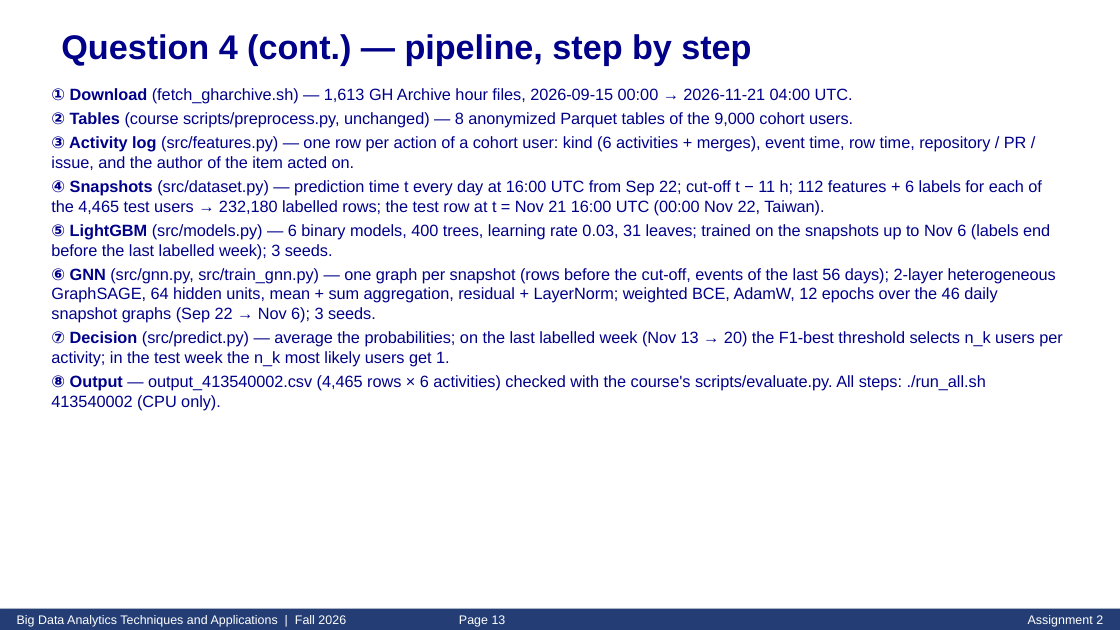
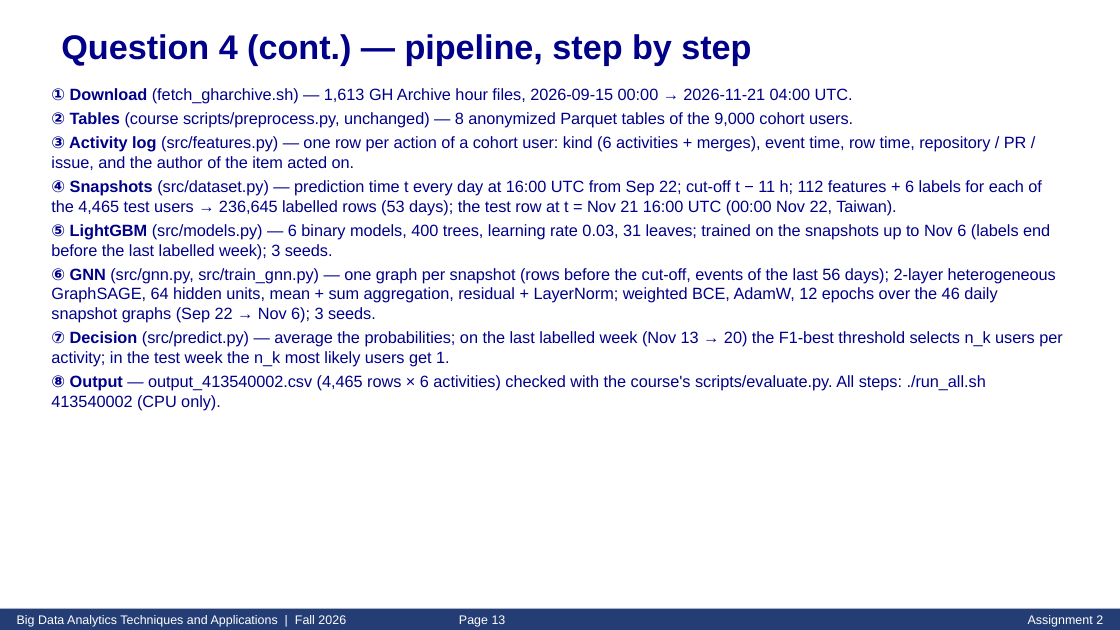
Before and after one commit to azamkhan555622848/LightGBM-and-the-graph-neural-network, a slide deck: slide 13 of slides/Asg2_413540002.pptx. Drawn at 1120x630 pixels with LibreOffice and Linux fonts; fonts in the diff are those of the drawing. Boxes give left, top, right and bottom in pixels: in the first picture for what was removed or moved away, otherwise in the second. Text is boxed around its words. In the diff, an @@ line names an element or a change of style, - is before the commit and + after.

```diff
--- a/slides/Asg2_413540002.pptx
+++ b/slides/Asg2_413540002.pptx
@@ text at bbox=[51, 180, 1042, 215]: text changed @@
-④ Snapshots (src/dataset.py) — prediction time t every day at 16:00 UTC from Sep 22; cut-off t − 11 h; 112 features + 6 labels for each of the 4,465 test users → 232,180 labelled rows; the test row at t = Nov 21 16:00 UTC (00:00 Nov 22, Taiwan).
+④ Snapshots (src/dataset.py) — prediction time t every day at 16:00 UTC from Sep 22; cut-off t − 11 h; 112 features + 6 labels for each of the 4,465 test users → 236,645 labelled rows (53 days); the test row at t = Nov 21 16:00 UTC (00:00 Nov 22, Taiwan).
```
Also in this commit, not shown: 3 other files.
